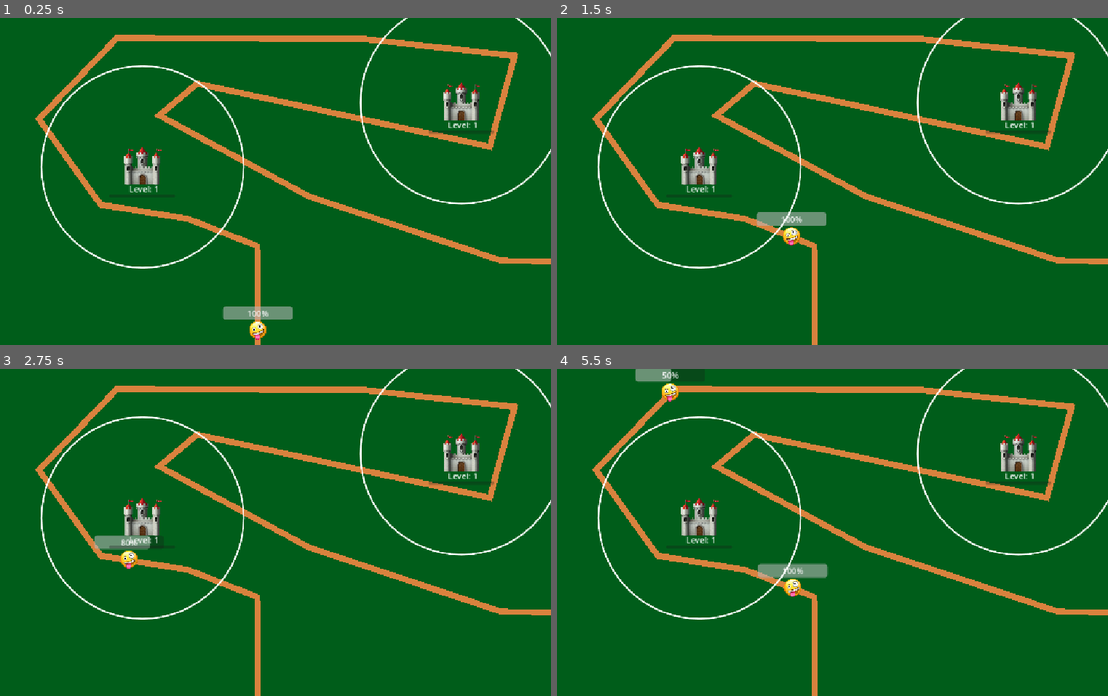
Above: before the commit, frames 1-4 (two rows, left to right).
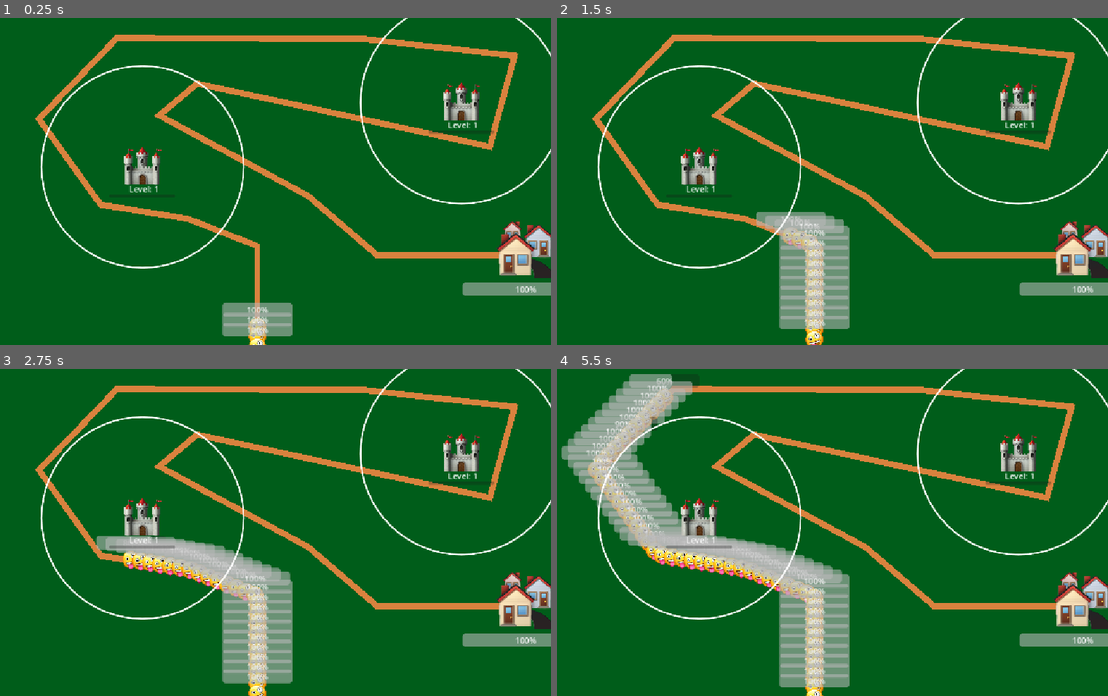
Above: after the commit, the same moments.

Repository: alexcolemandata/tower-defense
Game: Godot game, scene res://game.tscn
Two runs of this game, one before a commit and one after it. Both use one fixed random seed, a clock stepped at 60 frames per second and the inputs below.
Inputs:
- Up to frame 1 (0.25 s): no input
- Up to frame 2 (1.5 s): no input
- Up to frame 3 (2.75 s): no input
- Up to frame 4 (5.5 s): no input

The runs differ from the first frame. In frame 1, 4.4% of the frame differs, in the area x 40-100%, y 53-100%; in frame 2, 7.9%; in frame 3, 10%; in frame 4, 17%, in the area x 0-100%, y 0-100%.

Commit message:
add Town and basic fail state

Diff:
--- /dev/null
+++ b/fire.tscn
@@ -0,0 +1,9 @@
+[gd_scene load_steps=2 format=3 uid="uid://lo3xxa5dppt8"]
+
+[ext_resource type="Texture2D" uid="uid://fwt4sbba4aw0" path="res://fire.png" id="1_2pqqt"]
+
+[node name="Fire" type="Node2D"]
+
+[node name="Sprite2D" type="Sprite2D" parent="."]
+scale = Vector2(0.1, 0.1)
+texture = ExtResource("1_2pqqt")
--- a/game.gd
+++ b/game.gd
@@ -1,14 +1,18 @@
 extends Node2D
 
-const MONSTER = preload("res://monster.tscn")
-
 @onready var monster_trail: Path2D = %MonsterTrail
+@onready var town: Town = %Town
+@onready var game_over_screen: ColorRect = %GameOverScreen
 
 @export var seconds_per_monster: float = 1.0
 var seconds_since_monster: float = 0.
+var is_game_over: bool = false
 
 func _ready() -> void:
 	spawn_monster()
+	town.death_manager = self
+	monster_trail.destination_town = town
+	game_over_screen.visible = false
 
 func _input(event: InputEvent) -> void:
 	if event.is_action_pressed("quit"):
@@ -18,6 +22,8 @@
 	get_tree().quit()
 
 func _process(delta: float) -> void:
+	if is_game_over:
+		return
 	seconds_since_monster += delta
 	if seconds_since_monster >= seconds_per_monster:
 		spawn_monster()
@@ -25,5 +31,14 @@
 	return
 
 func spawn_monster() -> void:
-	var monster: Monster = MONSTER.instantiate()
-	monster_trail.add_child(monster)
+	monster_trail.spawn_monster()
+
+
+func handle_death(died) -> void:
+	if is_instance_of(died, Town):
+		print("DIED")
+		game_over()
+
+func game_over() -> void:
+	is_game_over = true
+	game_over_screen.visible = true
--- a/game.tscn
+++ b/game.tscn
@@ -1,14 +1,19 @@
-[gd_scene load_steps=4 format=3 uid="uid://bka00kwm83sv3"]
+[gd_scene load_steps=6 format=3 uid="uid://bka00kwm83sv3"]
 
 [ext_resource type="Script" uid="uid://dry28hs6v2cxv" path="res://game.gd" id="1_80nbo"]
 [ext_resource type="PackedScene" uid="uid://dxmbscpv7glme" path="res://monster_trail.tscn" id="2_e2o6t"]
 [ext_resource type="PackedScene" uid="uid://eou4mq5n6oh3" path="res://tower.tscn" id="3_feb5d"]
+[ext_resource type="PackedScene" uid="uid://du65lrtiyds3j" path="res://town.tscn" id="4_fc0e3"]
+
+[sub_resource type="LabelSettings" id="LabelSettings_fc0e3"]
+font_size = 80
 
 [node name="Game" type="Node2D"]
 script = ExtResource("1_80nbo")
-seconds_per_monster = 4.0
+seconds_per_monster = 0.1
 
 [node name="BackgroundGrass" type="ColorRect" parent="."]
+z_index = -100
 offset_left = -11.0
 offset_top = -10.0
 offset_right = 1160.0
@@ -23,3 +28,34 @@
 
 [node name="Tower2" parent="." instance=ExtResource("3_feb5d")]
 position = Vector2(975, 168)
+
+[node name="Town" parent="." instance=ExtResource("4_fc0e3")]
+unique_name_in_owner = true
+position = Vector2(1101, 465)
+
+[node name="GameOverScreen" type="ColorRect" parent="."]
+unique_name_in_owner = true
+visible = false
+offset_left = -16.0
+offset_top = -16.0
+offset_right = 1171.0
+offset_bottom = 668.0
+color = Color(0, 0, 0, 1)
+
+[node name="GameOverText" type="Label" parent="GameOverScreen"]
+layout_mode = 1
+anchors_preset = 8
+anchor_left = 0.5
+anchor_top = 0.5
+anchor_right = 0.5
+anchor_bottom = 0.5
+offset_left = -46.0
+offset_top = -11.5
+offset_right = 46.0
+offset_bottom = 11.5
+grow_horizontal = 2
+grow_vertical = 2
+text = "GAME OVER"
+label_settings = SubResource("LabelSettings_fc0e3")
+horizontal_alignment = 1
+vertical_alignment = 1
--- a/monster.gd
+++ b/monster.gd
@@ -10,6 +10,8 @@
 var health: float = max_health
 var is_dead: bool = false
 
+var destination_town: Town
+
 func _ready() -> void:
 	health_bar.max_value = max_health
 	health_bar.value = health
@@ -17,8 +19,17 @@
 func _process(delta: float) -> void:
 	if is_dead:
 		return
-	progress_ratio += percent_per_second * delta / 100.0
-	global_rotation = 0.
+
+	var movement = percent_per_second * delta / 100.0
+	if progress_ratio + movement >= 1.:
+		attack_town()
+	else:
+		progress_ratio += percent_per_second * delta / 100.0
+		global_rotation = 0.
+
+func attack_town() -> void:
+	destination_town.take_damage()
+	die()
 
 func take_damage(damage: float, from: Node2D) -> void:
 	health -= damage
--- a/monster_trail.gd
+++ b/monster_trail.gd
@@ -1,8 +1,12 @@
 @tool
 extends Path2D
 
+const MONSTER = preload("res://monster.tscn")
+
 @export var line_color: Color = Color.WHITE
 @export var line_width: float = 4.
+
+var destination_town: Town
 
 func _draw() -> void:
 	var points = curve.get_baked_points()
@@ -11,3 +15,8 @@
 
 func _process(_delta: float) -> void:
 	queue_redraw()
+
+func spawn_monster() -> void:
+	var monster: Monster = MONSTER.instantiate()
+	monster.destination_town = destination_town
+	add_child(monster)
--- a/monster_trail.tscn
+++ b/monster_trail.tscn
@@ -4,7 +4,7 @@
 
 [sub_resource type="Curve2D" id="Curve2D_80nbo"]
 _data = {
-"points": PackedVector2Array(0, 0, 0, 0, 572, 664, 0, 0, 0, 0, 571, 452, 0, 0, 0, 0, 434, 398, 0, 0, 0, 0, 261, 370, 0, 0, 0, 0, 139, 200, 0, 0, 0, 0, 293, 40, 0, 0, 0, 0, 777, 41, 0, 0, 0, 0, 1080, 75, 0, 0, 0, 0, 1031, 255, 0, 0, 0, 0, 452, 130, 0, 0, 0, 0, 377, 193, 0, 0, 0, 0, 672, 353, 0, 0, 0, 0, 1054, 481, 0, 0, 0, 0, 1159, 482)
+"points": PackedVector2Array(0, 0, 0, 0, 571, 656, 0, 0, 0, 0, 571, 452, 0, 0, 0, 0, 434, 398, 0, 0, 0, 0, 261, 370, 0, 0, 0, 0, 139, 200, 0, 0, 0, 0, 293, 40, 0, 0, 0, 0, 777, 41, 0, 0, 0, 0, 1080, 75, 0, 0, 0, 0, 1031, 255, 0, 0, 0, 0, 452, 130, 0, 0, 0, 0, 377, 193, 0, 0, 0, 0, 672, 353, 0, 0, 0, 0, 808, 470, 0, 0, 0, 0, 1056, 470)
 }
 point_count = 14
 
--- /dev/null
+++ b/town.gd
@@ -0,0 +1,32 @@
+class_name Town extends Node2D
+
+@onready var health_bar: ProgressBar = %HealthBar
+@onready var fire_sprites: Node2D = %FireSprites
+
+@export var max_health: int = 20
+var is_on_fire: bool = false
+var health: int
+
+var death_manager
+
+func _ready() -> void:
+	health = max_health
+	health_bar.max_value = max_health
+	health_bar.value = health
+	return
+
+func take_damage(damage: int = 1) -> void:
+	health -= damage
+	health_bar.value = health
+
+	if health <= max_health / 2:
+		is_on_fire = true
+	if health <= 0:
+		die()
+	return
+
+func _process(_delta: float) -> void:
+	fire_sprites.visible = is_on_fire
+
+func die() -> void:
+	death_manager.handle_death(self)
--- /dev/null
+++ b/town.tscn
@@ -0,0 +1,41 @@
+[gd_scene load_steps=4 format=3 uid="uid://du65lrtiyds3j"]
+
+[ext_resource type="Script" uid="uid://4npg6m6ilw46" path="res://town.gd" id="1_e8yg3"]
+[ext_resource type="Texture2D" uid="uid://wf2xay7a77x5" path="res://town.png" id="1_x5mr4"]
+[ext_resource type="PackedScene" uid="uid://lo3xxa5dppt8" path="res://fire.tscn" id="2_dwdjc"]
+
+[node name="Town" type="Node2D"]
+script = ExtResource("1_e8yg3")
+
+[node name="TownSprite" type="Sprite2D" parent="."]
+position = Vector2(1, -6)
+scale = Vector2(0.3, 0.3)
+texture = ExtResource("1_x5mr4")
+
+[node name="FireSprites" type="Node2D" parent="."]
+unique_name_in_owner = true
+
+[node name="Fire2" parent="FireSprites" instance=ExtResource("2_dwdjc")]
+position = Vector2(39, 7)
+
+[node name="Fire3" parent="FireSprites" instance=ExtResource("2_dwdjc")]
+position = Vector2(4, 36)
+
+[node name="Fire" parent="FireSprites" instance=ExtResource("2_dwdjc")]
+z_index = -1
+position = Vector2(0, -40)
+
+[node name="Fire4" parent="FireSprites" instance=ExtResource("2_dwdjc")]
+z_index = -1
+position = Vector2(43, -42)
+
+[node name="Fire5" parent="FireSprites" instance=ExtResource("2_dwdjc")]
+z_index = -1
+position = Vector2(-29, -53)
+
+[node name="HealthBar" type="ProgressBar" parent="."]
+unique_name_in_owner = true
+offset_left = -124.0
+offset_top = 59.0
+offset_right = 125.0
+offset_bottom = 86.0
Binary file added: fire.png
Not shown, added: fire.png.import
Not shown, added: town.gd.uid
Binary file added: town.png
Not shown, added: town.png.import
Not shown, changed: TODO.md
